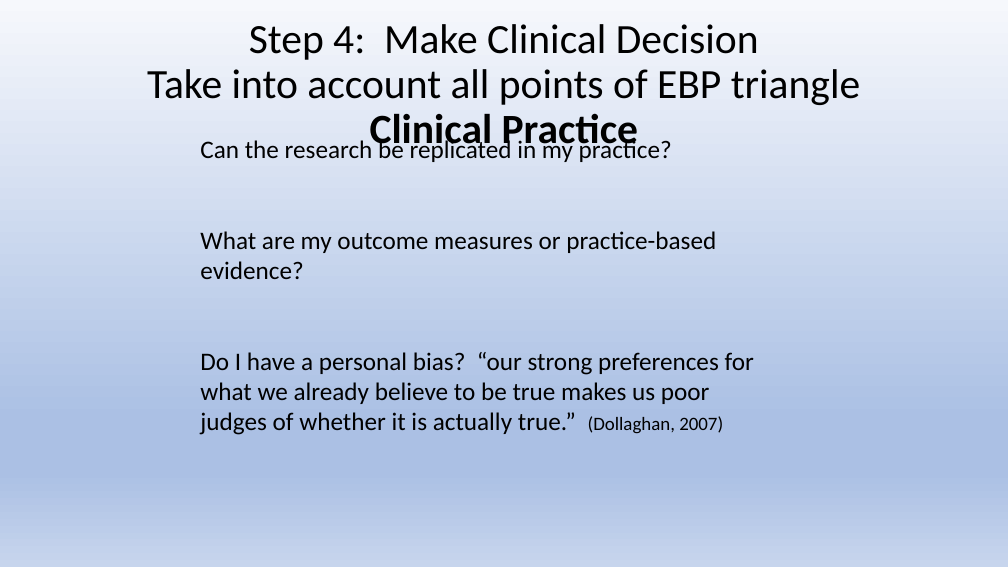
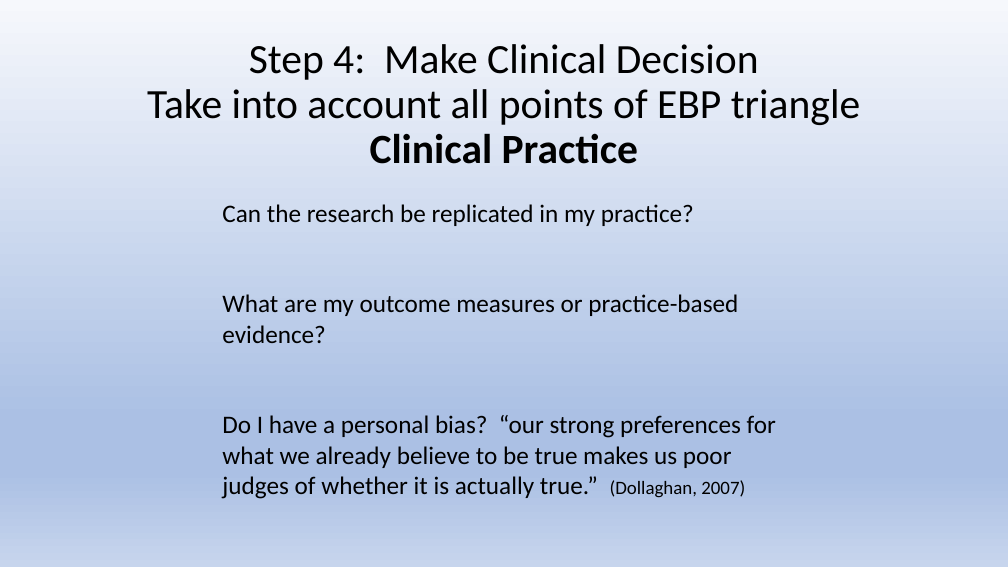
Before and after one commit to Jim-Wright90/cds431_sp22, a slide deck: slide 17 of slides/cds431_week4_2.pptx. Drawn at 1008x567 pixels with LibreOffice and Linux fonts; fonts in the diff are those of the drawing. Boxes give left, top, right and bottom in pixels: in the first picture for what was removed or moved away, otherwise in the second. Text is boxed around its words. In the diff, an @@ line names an element or a change of style, - is before the commit and + after.

```diff
--- a/slides/cds431_week4_2.pptx
+++ b/slides/cds431_week4_2.pptx
@@ title "Step 4: Make Clinical Decision ..." rewrapped from <box>147,24,860,154</box> to <box>147,44,860,164</box> @@
@@ text "Can the research be replicated ...": place and size @@
-text "Can the research be replicated ..." at <box>200,137,754,435</box>
+text "Can the research be replicated ..." at <box>222,204,776,499</box>
```
Also in this commit, not shown: 6 other slides changed, 1 other file.
